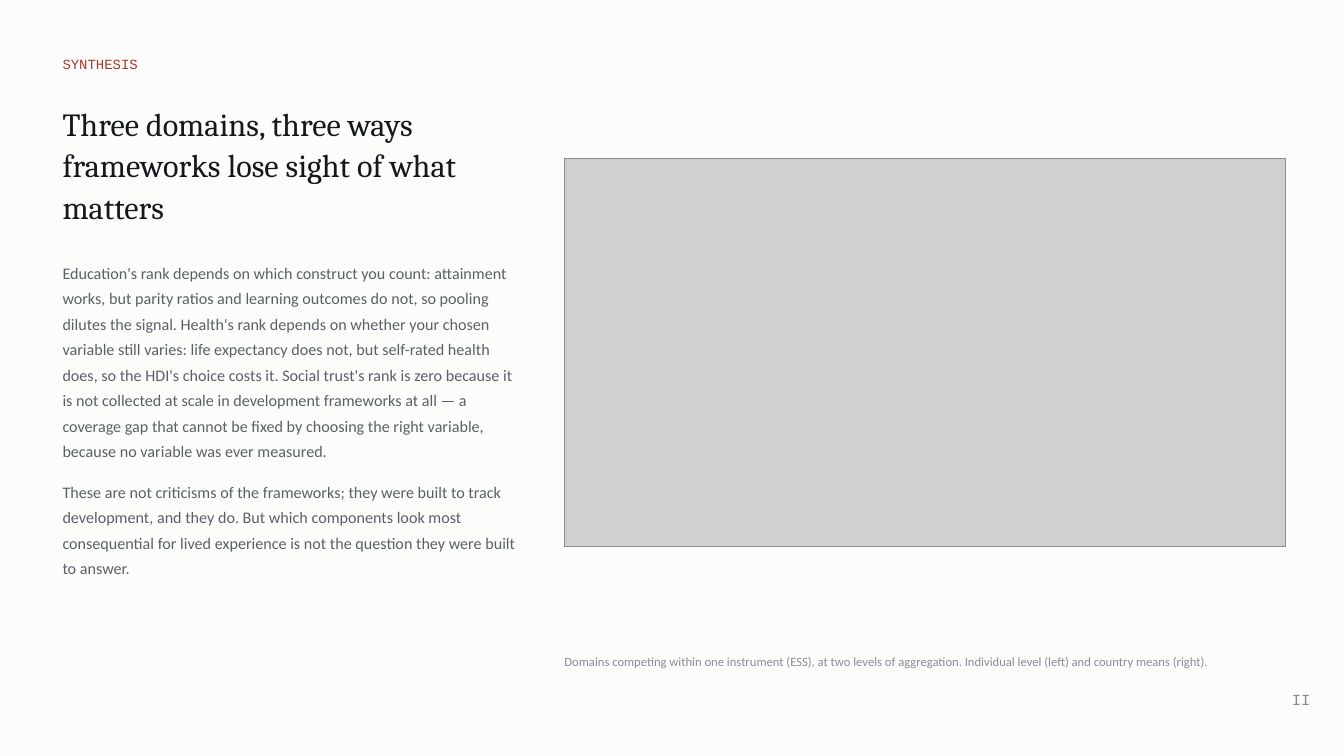
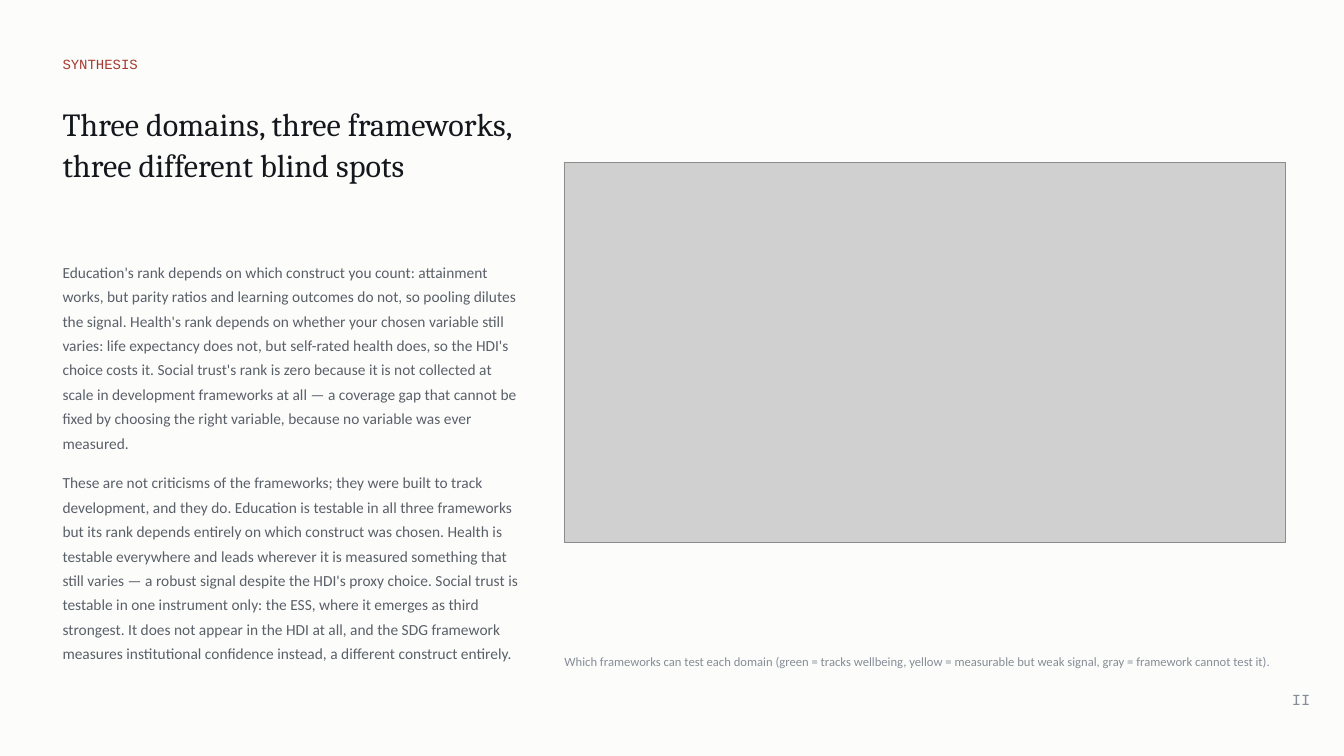
Before and after one commit to cwejnert/HDI-Happiness, a slide deck: slide 14 of deck/Measured_Where_It_Varies.pptx (slide 16 before the commit). Drawn at 1344x756 pixels with LibreOffice and Linux fonts; fonts in the diff are those of the drawing; grey boxes stand for pictures. Boxes give left, top, right and bottom in pixels: in the first picture for what was removed or moved away, otherwise in the second. Text is boxed around its words. In the diff, an @@ line names an element or a change of style, - is before the commit and + after.

```diff
--- a/deck/Measured_Where_It_Varies.pptx
+++ b/deck/Measured_Where_It_Varies.pptx
@@ text at bbox=[63, 113, 513, 184]: text changed @@
-Three domains, three ways frameworks lose sight of what matters
+Three domains, three frameworks, three different blind spots
@@ picture: place and size @@
-picture at bbox=[565, 158, 1286, 546]
+picture at bbox=[565, 162, 1286, 543]
@@ text at bbox=[63, 267, 517, 449]: size 11.5 to 11 pt in "Education's rank depends on which construct you ..." @@
@@ text at bbox=[63, 477, 518, 662]: text changed; size 11.5 to 11 pt @@
-These are not criticisms of the frameworks; they were built to track development, and they do. But which components look most consequential for lived experience is not the question they were built to answer.
+These are not criticisms of the frameworks; they were built to track development, and they do. Education is testable in all three frameworks but its rank depends entirely on which construct was chosen. Health is testable everywhere and leads wherever it is measured something that still varies — a robust signal despite the HDI's proxy choice. Social trust is testable in one instrument only: the ESS, where it emerges as third strongest. It does not appear in the HDI at all, and the SDG framework measures institutional confidence instead, a different construct entirely.
@@ text at bbox=[564, 657, 1270, 668]: text changed @@
-Domains competing within one instrument (ESS), at two levels of aggregation. Individual level (left) and country means (right).
+Which frameworks can test each domain (green = tracks wellbeing, yellow = measurable but weak signal, gray = framework cannot test it).
```
Also in this commit, not shown: 3 other slides changed, 5 slides removed, 1 other file.
